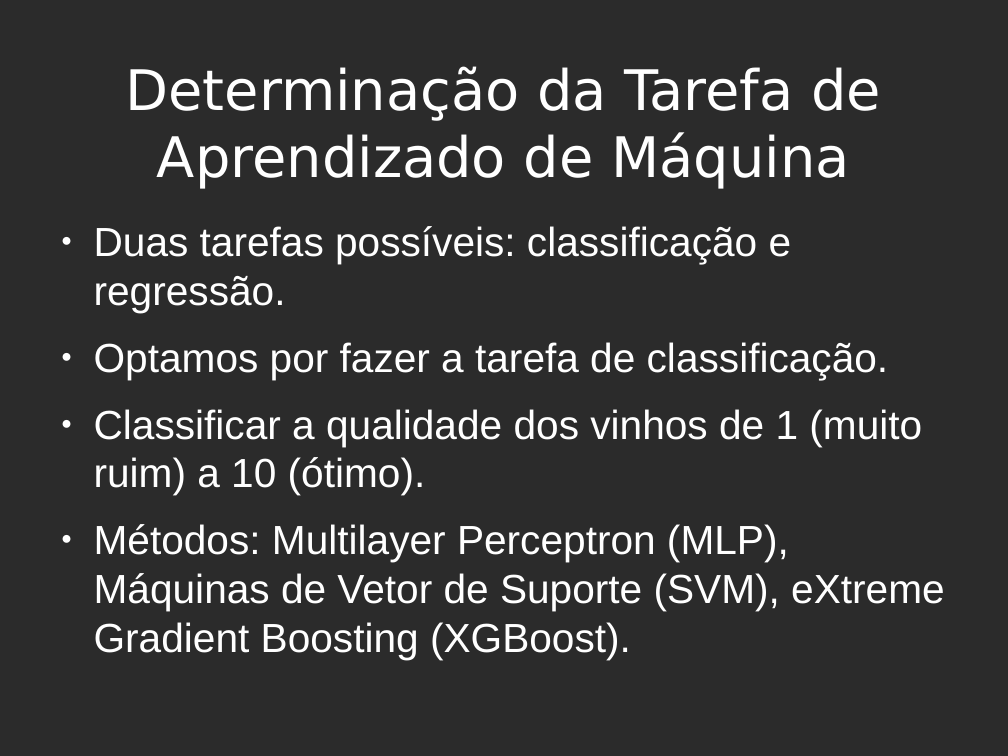
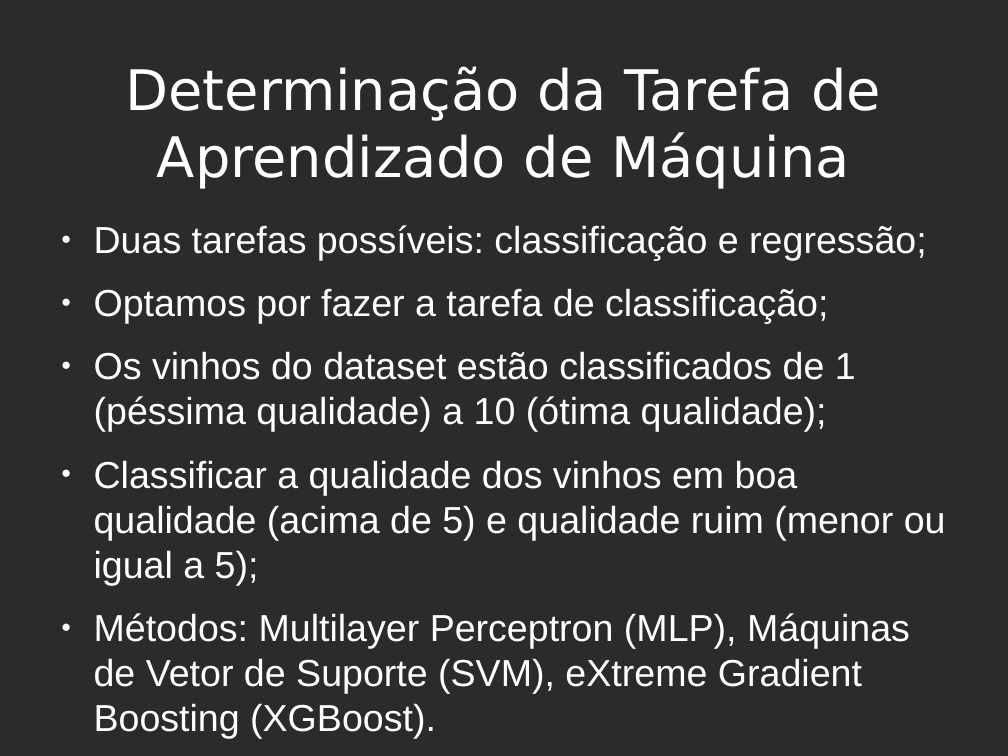
Before and after one commit to sdkgit123/RNA-atv3, a slide deck: slide 6 of RNA-apresentacao.odp. Drawn at 1008x756 pixels with LibreOffice and Linux fonts; fonts in the diff are those of the drawing; background and template pictures are left out; a plain dark background stands for a picture behind light text. Boxes give left, top, right and bottom in pixels: in the first picture for what was removed or moved away, otherwise in the second. Text is boxed around its words. In the diff, an @@ line names an element or a change of style, - is before the commit and + after.

```diff
--- a/RNA-apresentacao.odp
+++ b/RNA-apresentacao.odp
@@ text at bbox=[94, 225, 946, 585]: text changed; size 32 to 29.6 pt @@
-● Duas tarefas possíveis: classificação e regressão.
-● Optamos por fazer a tarefa de classificação.
-● Classificar a qualidade dos vinhos de 1 (muito ruim) a 10 (ótimo).
+● Duas tarefas possíveis: classificação e regressão;
+● Optamos por fazer a tarefa de classificação;
+● Os vinhos do dataset estão classificados de 1 (péssima qualidade) a 10 (ótima qualidade);
+● Classificar a qualidade dos vinhos em boa qualidade (acima de 5) e qualidade ruim (menor ou igual a 5);
@@ text at bbox=[94, 613, 910, 739]: size 32 to 29.6 pt in "Métodos: Multilayer Perceptron (MLP), Máquinas de Vetor ..." @@
```
Also in this commit, not shown: 5 slides added, 1 other file.
